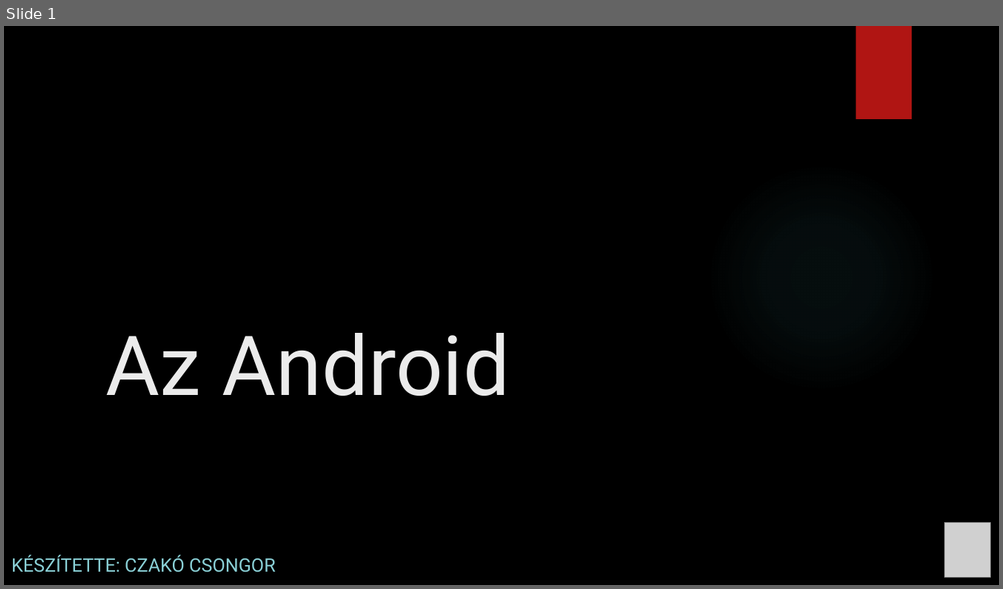
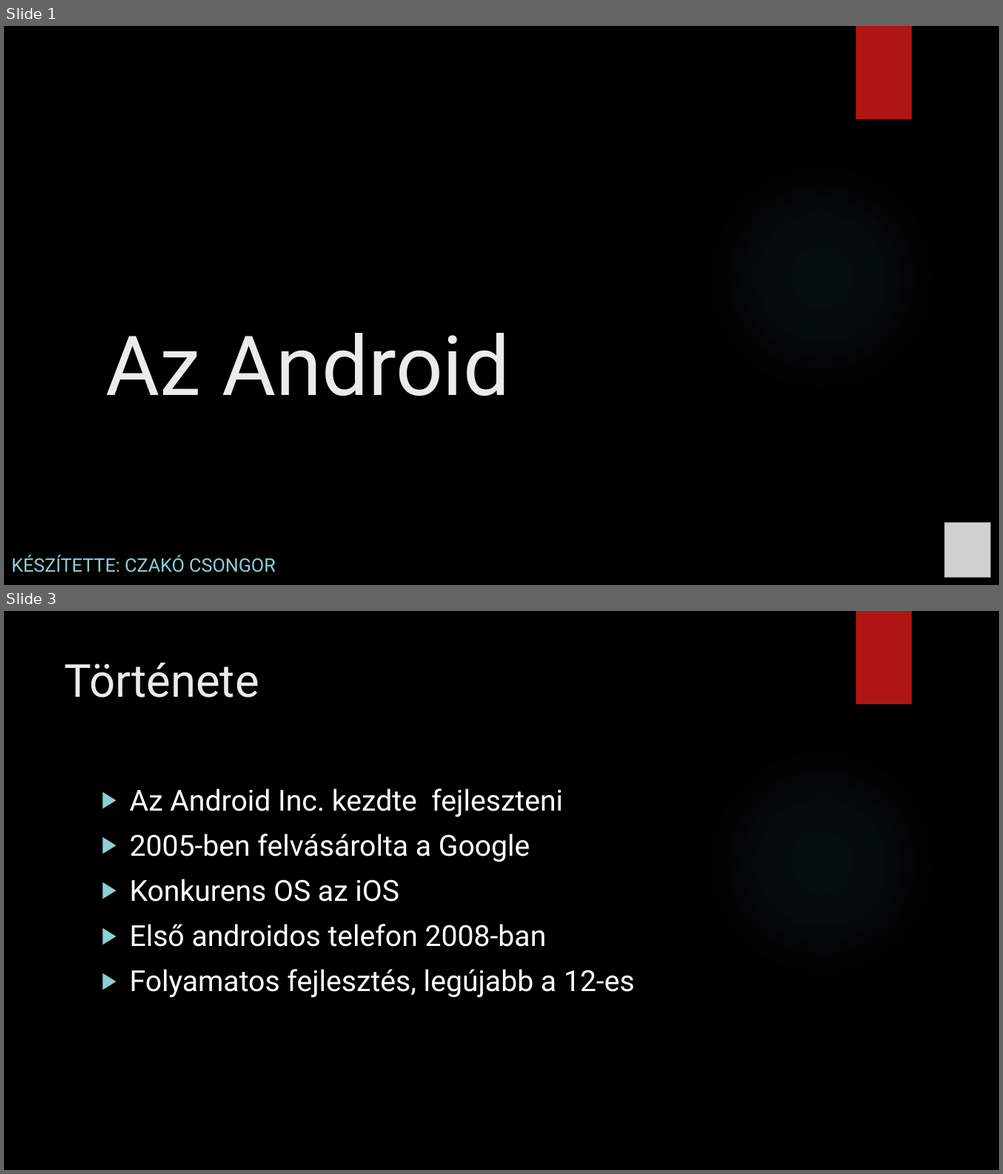
Before and after one commit to Csongoranevem/Csongor-rep-, a slide deck: Az Android.pptx. Shown one above the other, each under a label of ours: slide 1 before the commit, slides 1 and 3 after it; the slides between them are not shown. The pictures are 1003x589 and 1003x1174 pixels, drawn with LibreOffice and Linux fonts; fonts in the diff are those of the drawing; grey boxes stand for pictures; background and template pictures are left out. Boxes give left, top, right and bottom in pixels: in the first picture for what was removed or moved away, otherwise in the second. Text is boxed around its words. In the diff, an @@ line names an element or a change of style, - is before the commit and + after.

```diff
--- a/Az Android.pptx
+++ b/Az Android.pptx
@@ slide 3 added at (x1=4, y1=611, x2=999, y2=1170), background picture (left out); not listed: 2 template elements that a slide beside it also shows @@
@@ title added at (x1=64, y1=662, x2=259, y2=698), 44 pt, text #EBEBEB @@
+Története
@@ text added at (x1=130, y1=789, x2=634, y2=998), 28 pt, text #FFFFFF @@
+▶ Az Android Inc. kezdte fejleszteni
+▶ 2005-ben felvásárolta a Google
+▶ Konkurens OS az iOS
+▶ Első androidos telefon 2008-ban
+▶ Folyamatos fejlesztés, legújabb a 12-es
```
Also in this commit, not shown: 4 other slides added, 1 slide removed.
